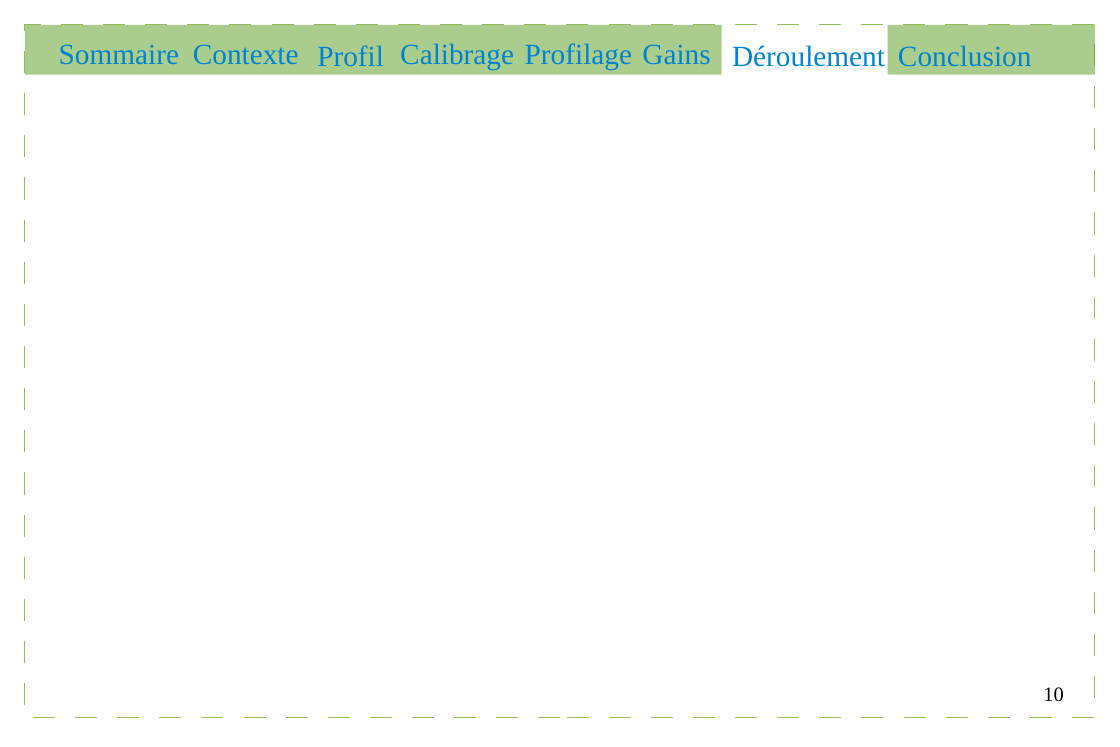
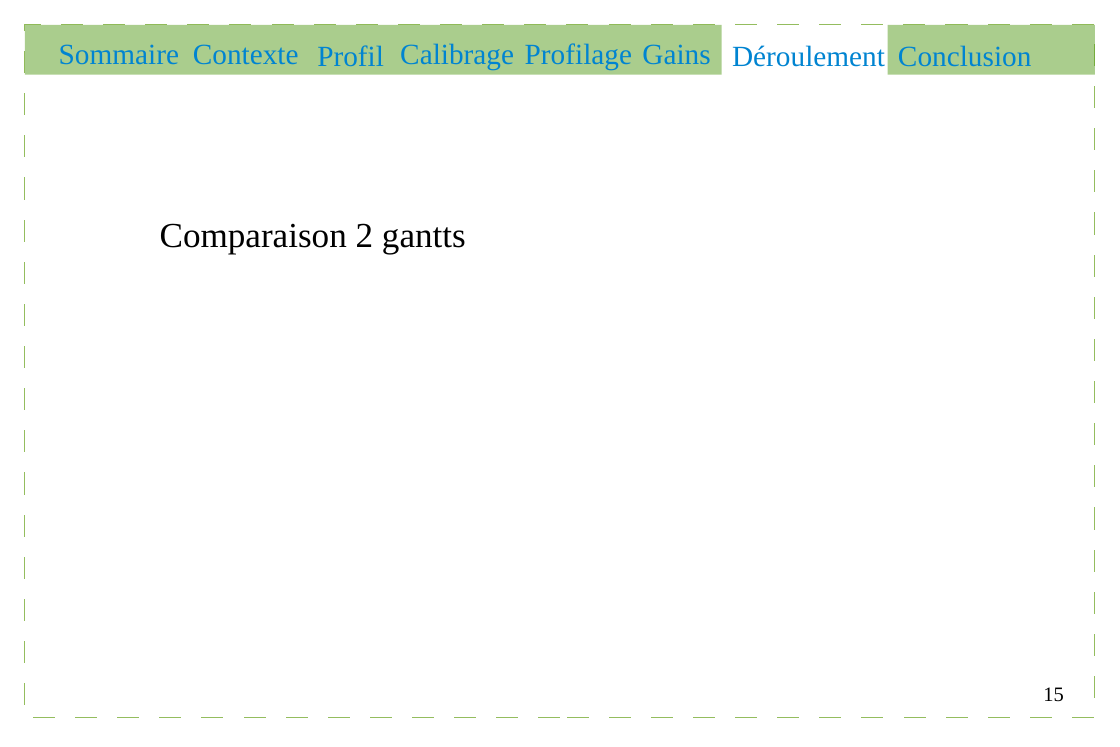
Before and after one commit to Gouga34/TERM1_Poker, a slide deck: slide 15 of Soutenance/presentation.odp (slide 10 before the commit). Drawn at 1120x747 pixels with LibreOffice and Linux fonts; fonts in the diff are those of the drawing. Boxes give left, top, right and bottom in pixels: in the first picture for what was removed or moved away, otherwise in the second. Text is boxed around its words. In the diff, an @@ line names an element or a change of style, - is before the commit and + after.

```diff
--- a/Soutenance/presentation.odp
+++ b/Soutenance/presentation.odp
@@ text added at (x1=160, y1=223, x2=466, y2=255), 24 pt, text #000000 @@
+Comparaison 2 gantts
@@ page number at (x1=1043, y1=687, x2=1063, y2=702): text changed @@
-10
+15
```
Also in this commit, not shown: 10 other slides changed, 5 slides added, 2 other files.
